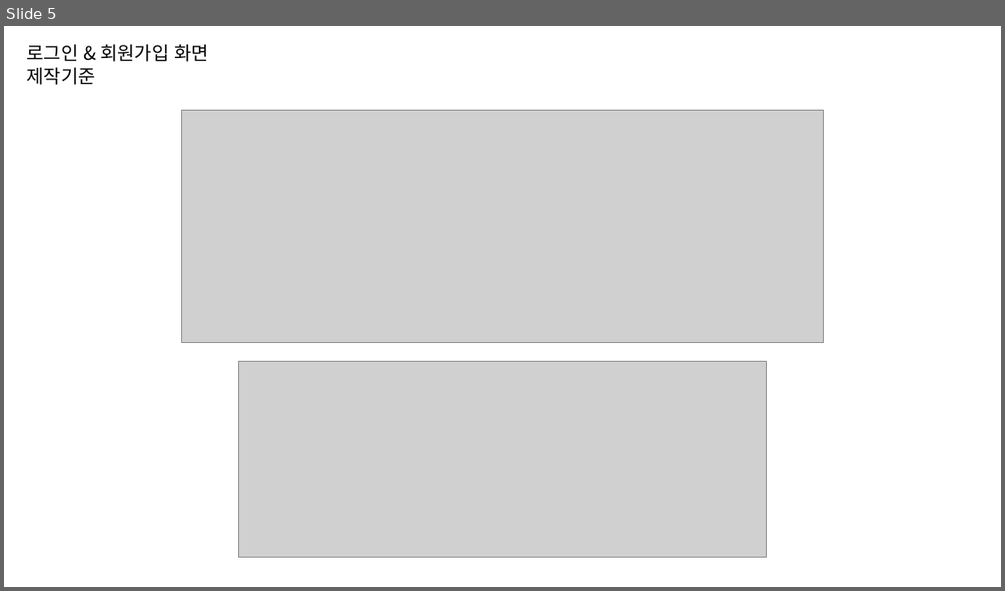
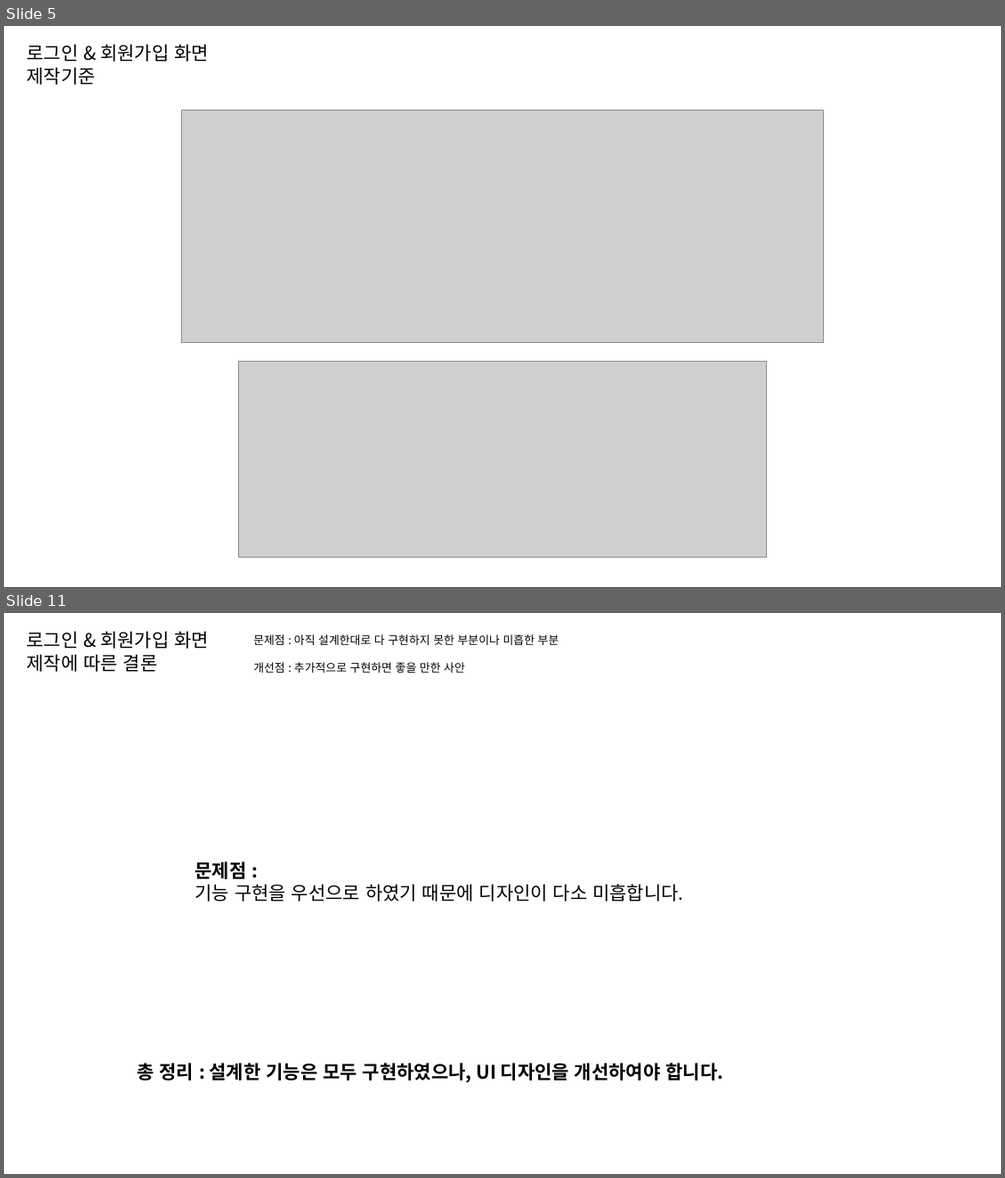
Before and after one commit to byungmeo/CockFit, a slide deck: Documents/4.제작보고서/제작보고서 자료.pptx. Shown one above the other, each under a label of ours: slide 5 before the commit, slides 5 and 11 after it; the slides between them are not shown. The pictures are 1005x591 and 1005x1178 pixels, drawn with LibreOffice and Linux fonts; fonts in the diff are those of the drawing; grey boxes stand for pictures. Boxes give left, top, right and bottom in pixels: in the first picture for what was removed or moved away, otherwise in the second. Text is boxed around its words. In the diff, an @@ line names an element or a change of style, - is before the commit and + after.

Commit message:
제작보고서자료업데이트 / 레시피해시태그표시 / 나만의레시피 표시

```diff
--- a/Documents/4.제작보고서/제작보고서 자료.pptx
+++ b/Documents/4.제작보고서/제작보고서 자료.pptx
@@ slide 11 added at <box>4,613,1001,1174</box>, background #FFFFFF @@
@@ text added at <box>26,631,209,672</box>, 18 pt, text #000000 @@
+로그인 & 회원가입 화면
+제작에 따른 결론
@@ text added at <box>253,634,559,673</box>, 11 pt, text #000000 @@
+문제점 : 아직 설계한대로 다 구현하지 못한 부분이나 미흡한 부분
+개선점 : 추가적으로 구현하면 좋을 만한 사안
@@ text added at <box>194,861,683,901</box>, 18 pt, text #000000 @@
+문제점 :
+기능 구현을 우선으로 하였기 때문에 디자인이 다소 미흡합니다.
@@ text added at <box>137,1062,723,1082</box>, 18 pt, text #000000, bold @@
+총 정리 : 설계한 기능은 모두 구현하였으나, UI 디자인을 개선하여야 합니다.
```
Also in this commit, not shown: 8 slides changed, 9 other slides added, 1 slide removed, 7 other files.
